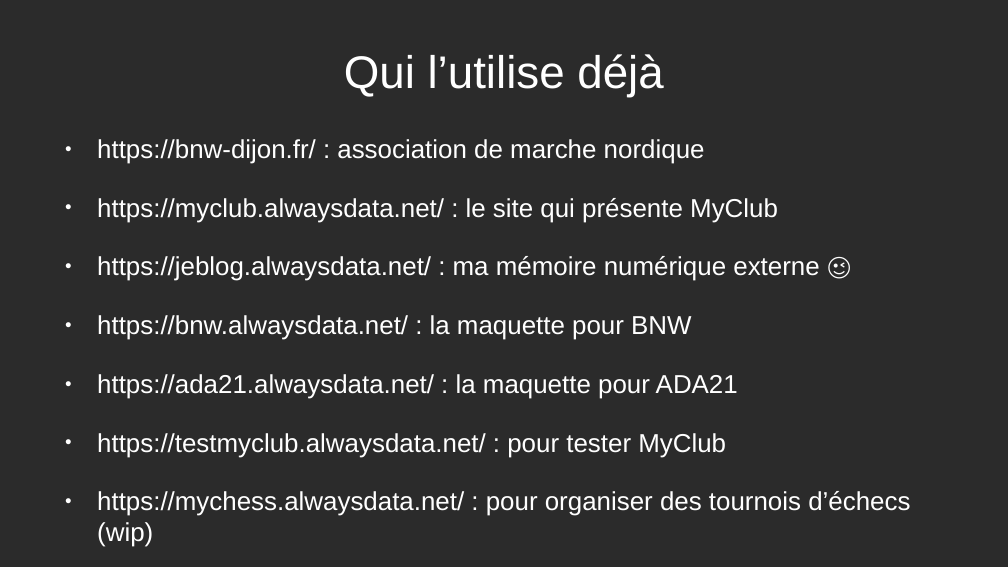
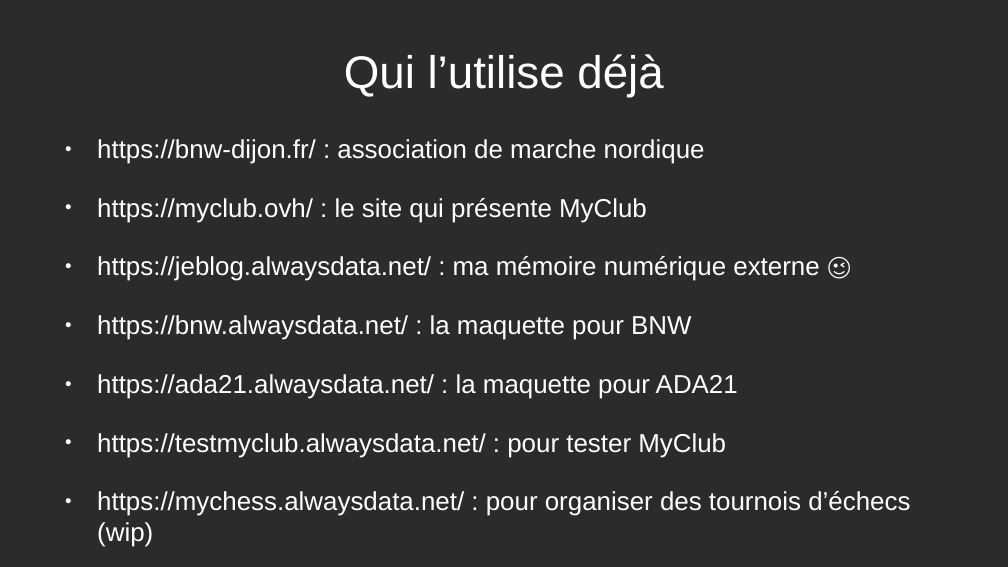
Before and after one commit to jebissey/MyClub, a slide deck: slide 13 of doc/PresentationADA21.odp. Drawn at 1008x567 pixels with LibreOffice and Linux fonts; fonts in the diff are those of the drawing; background and template pictures are left out; a plain dark background stands for a picture behind light text. Boxes give left, top, right and bottom in pixels: in the first picture for what was removed or moved away, otherwise in the second. Text is boxed around its words. In the diff, an @@ line names an element or a change of style, - is before the commit and + after.

```diff
--- a/doc/PresentationADA21.odp
+++ b/doc/PresentationADA21.odp
@@ text at [97,198,647,223]: text changed @@
-● https://myclub.alwaysdata.net/ : le site qui présente MyClub
+● https://myclub.ovh/ : le site qui présente MyClub
```
Also in this commit, not shown: 7 other slides changed, 4 other files.
